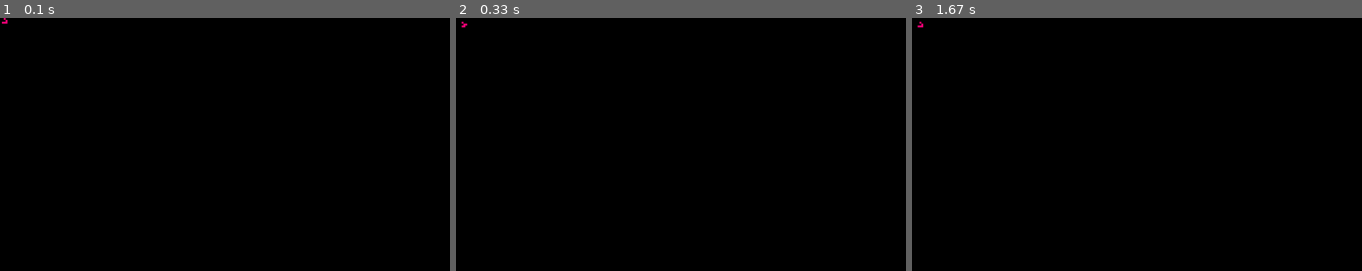
Above: before the commit, frames 1-3 (left to right).
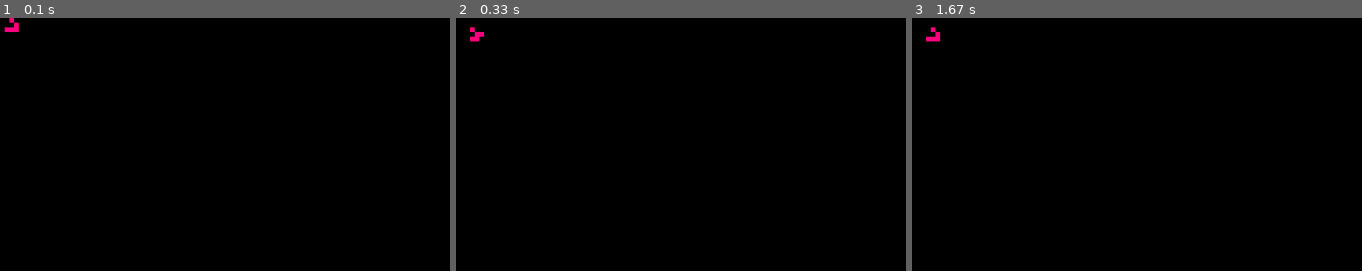
Above: after the commit, the same moments.

Repository: benrosenberg/pygame-gol
Game: pygame game, started from gol_efficient.py
Two runs of this game, one before a commit and one after it. Both use one fixed random seed, a clock stepped at 60 frames per second and the inputs below.
Inputs:
- Up to frame 1 (0.1 s): no input
- Up to frame 2 (0.33 s): no input
- Up to frame 3 (1.67 s): tap Space at 0.33 s
The pictures show only the part of the screen within x 0-50%, y 0-50%; the shares and areas given below are measured in that part.

The runs differ from the first frame. In frame 1, 0.1% of the frame differs, in the area x 0-5%, y 0-6%; in frame 2, 0.1%; in frame 3, 0.2%, in the area x 1-7%, y 1-10%.

Commit message:
Fix date in header and update instructions

Diff:
--- a/gol_efficient.py
+++ b/gol_efficient.py
@@ -1,12 +1,12 @@
 '''
 Conway's Game of Life simulation in pygame
-Ben Rosenberg 4.1.2022
+Ben Rosenberg 3.4.2023
 
 Instructions:
  - Modify constants as desired
  - Run with `python gol.py`
  - Hit space to pause
-   + When paused, use the left mouse button to toggle squares
+   + When paused, draw on the screen to flip squares from alive to dead and vice versa.
    + Hit space to unpause and see what happens!
  - Quit with 'q' or Escape
 
@@ -35,7 +35,7 @@
 
 # scale should be chosen to be a moderately sized number (10 <= scale <= 50)
 # so as to minimize performance hit (anything under 10 is pushing it)
-scale = 4
+scale = 10
 
 # how fast time moves when paused (so as to better detect input)
 fps = 1024
